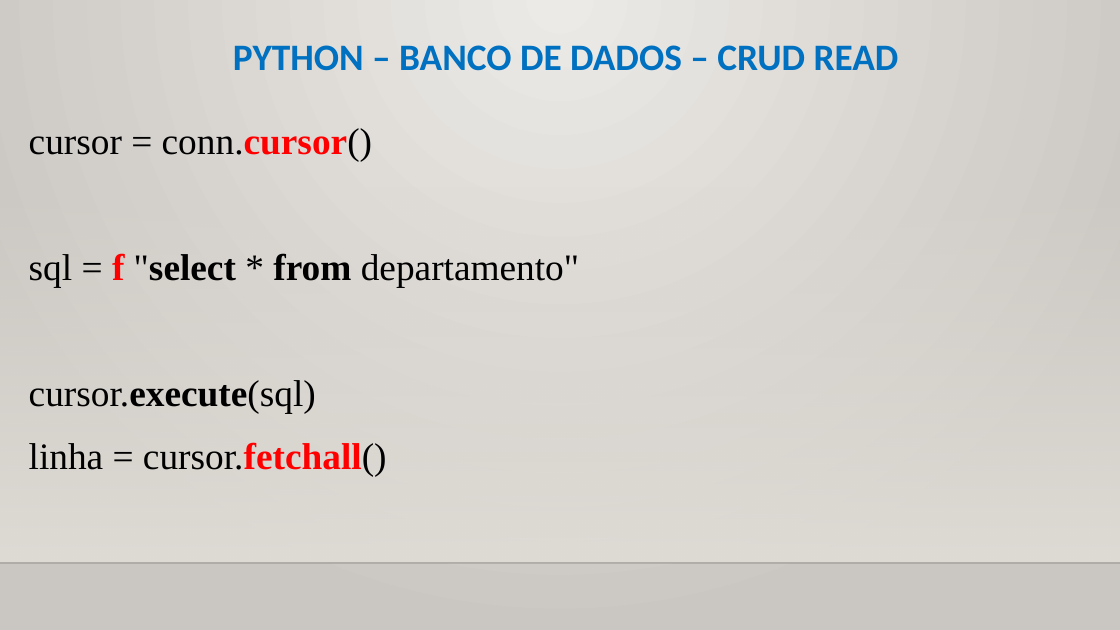
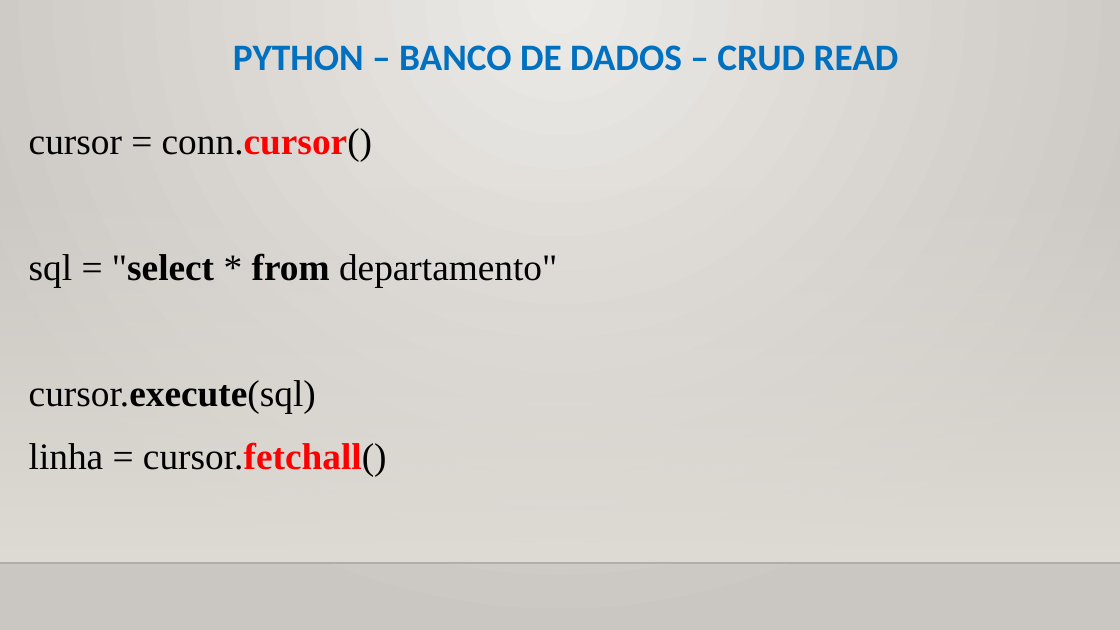
Before and after one commit to CloudEducationBrazil/WydenPythonParadigmas, a slide deck: slide 8 of 01 Classes/Aula 12, 13 Programação Python - Banco de Dados.pptx. Drawn at 1120x630 pixels with LibreOffice and Linux fonts; fonts in the diff are those of the drawing; background and template pictures are left out. Boxes give left, top, right and bottom in pixels: in the first picture for what was removed or moved away, otherwise in the second. Text is boxed around its words. In the diff, an @@ line names an element or a change of style, - is before the commit and + after.

Commit message:
App User Web Python Paradigmas 14102025

```diff
--- a/01 Classes/Aula 12, 13 Programação Python - Banco de Dados.pptx
+++ b/01 Classes/Aula 12, 13 Programação Python - Banco de Dados.pptx
@@ text at bbox=[29, 253, 557, 287]: text changed @@
-sql = f "select * from departamento"
+sql = "select * from departamento"
```
Also in this commit, not shown: 5 other slides changed, 13 other files.
